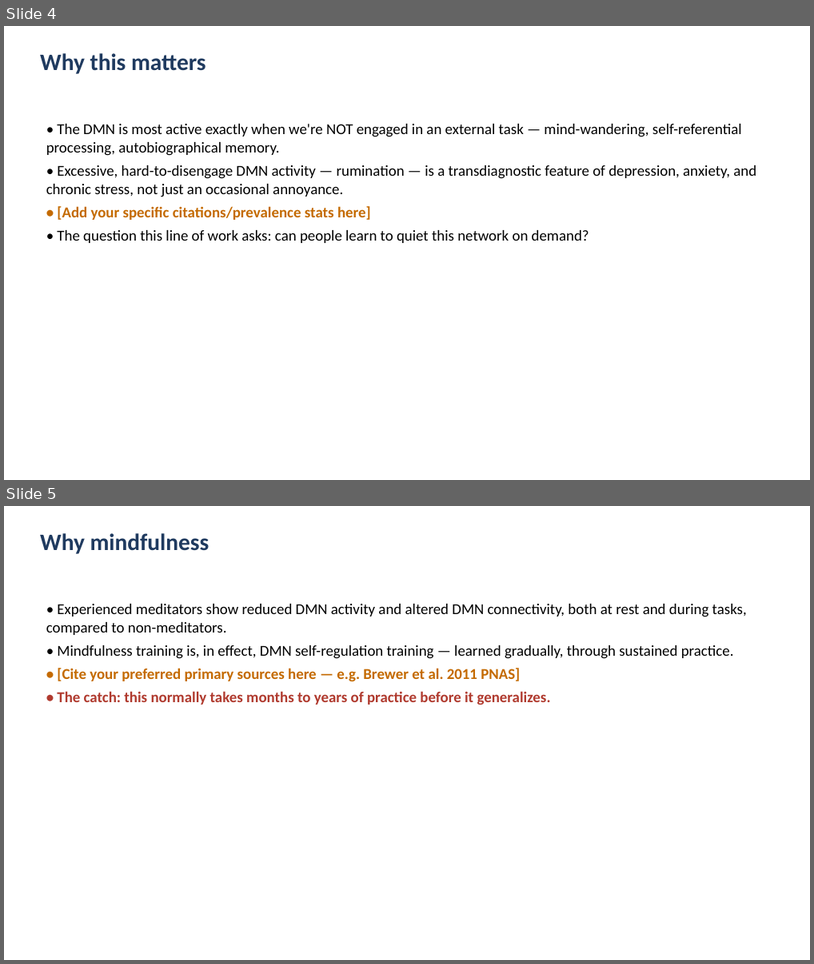
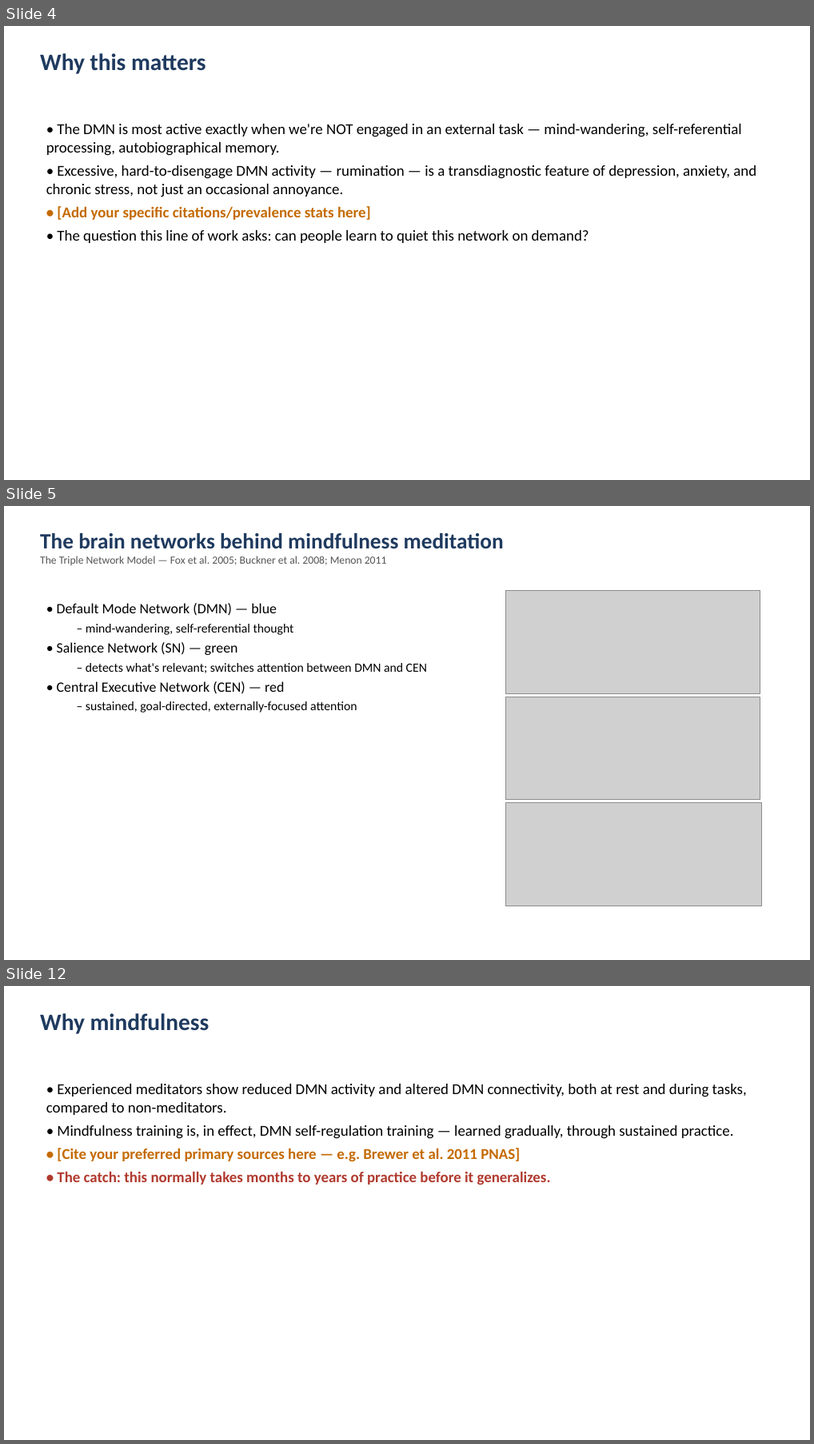
Before and after one commit to cccbauer/dmnelf, a slide deck: analysis/fingerprint/19_fingerprint/efp_meirhasson/Fingerprint_20260902.pptx. Shown one above the other, each under a label of ours: slides 4 and 5 before the commit, slides 4, 5 and 12 after it; the slides between them are not shown. The pictures are 814x964 and 814x1444 pixels, drawn with LibreOffice and Linux fonts; fonts in the diff are those of the drawing; grey boxes stand for pictures. Boxes give left, top, right and bottom in pixels: in the first picture for what was removed or moved away, otherwise in the second. Text is boxed around its words. In the diff, an @@ line names an element or a change of style, - is before the commit and + after.

```diff
--- a/analysis/fingerprint/19_fingerprint/efp_meirhasson/Fingerprint_20260902.pptx
+++ b/analysis/fingerprint/19_fingerprint/efp_meirhasson/Fingerprint_20260902.pptx
@@ slide 5 added at <box>4,506,810,960</box>, background #FFFFFF @@
@@ text added at <box>40,533,504,565</box>, 13 pt, text #555555 @@
+The brain networks behind mindfulness meditation
+The Triple Network Model — Fox et al. 2005; Buckner et al. 2008; Menon 2011
@@ picture added at <box>506,591,760,693</box> @@
@@ text added at <box>57,603,427,712</box>, 15 pt, text #000000 @@
+• Default Mode Network (DMN) — blue
+  – mind-wandering, self-referential thought
+• Salience Network (SN) — green
+  – detects what's relevant; switches attention between DMN and CEN
+• Central Executive Network (CEN) — red
+  – sustained, goal-directed, externally-focused attention
@@ picture added at <box>506,696,760,800</box> @@
@@ picture added at <box>506,803,762,905</box> @@
@@ what was slide 5 is now slide 12 @@
```
Also in this commit, not shown: 6 other slides added.
